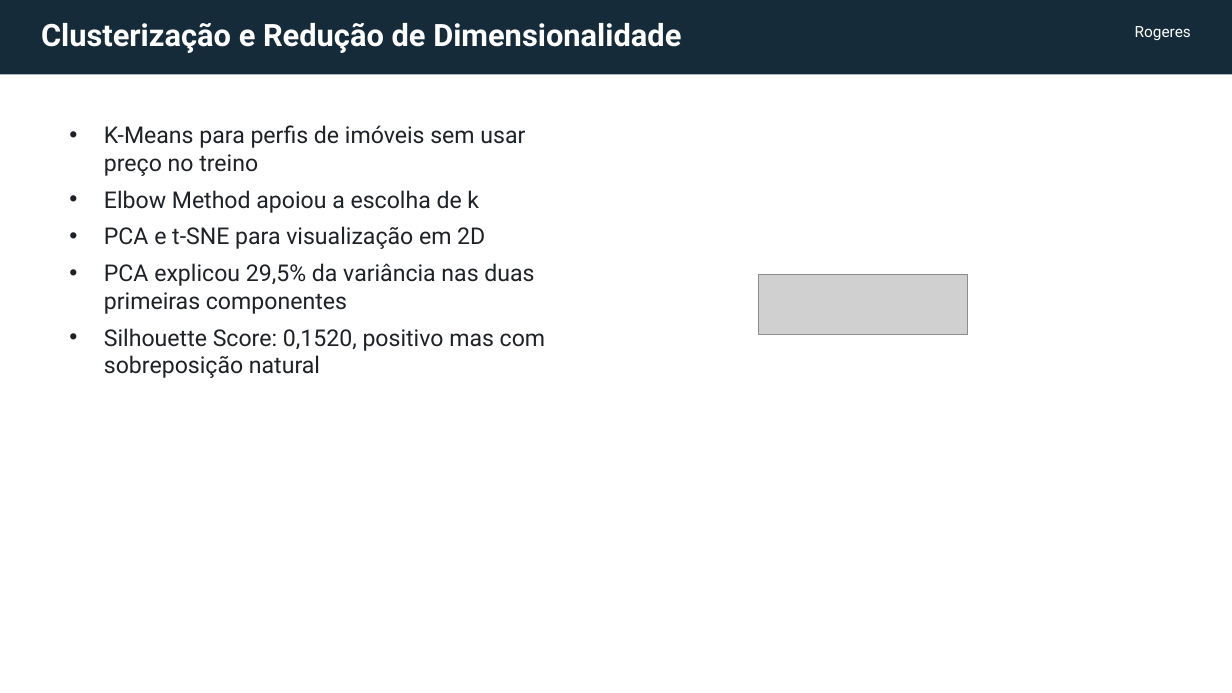
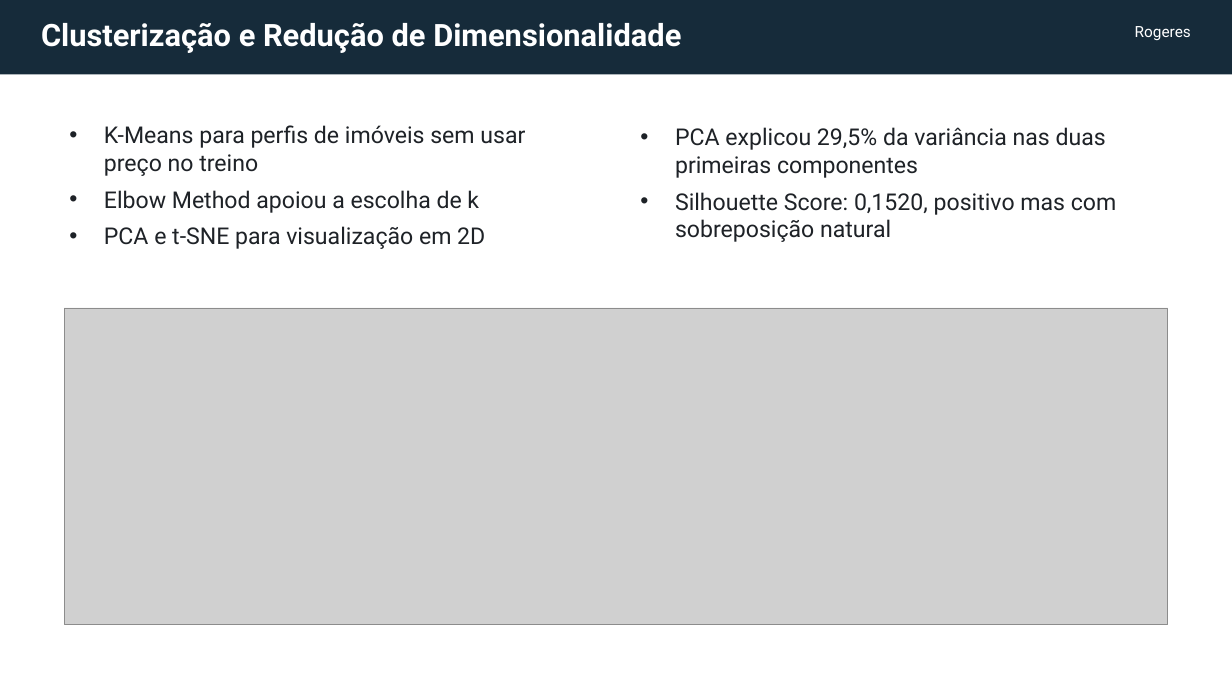
Before and after one commit to luisflipefv/analise-de-dados-c3, a slide deck: slide 8 of slides/apresentacao_house_prices_c3.pptx. Drawn at 1232x693 pixels with LibreOffice and Linux fonts; fonts in the diff are those of the drawing; grey boxes stand for pictures. Boxes give left, top, right and bottom in pixels: in the first picture for what was removed or moved away, otherwise in the second. Text is boxed around its words. In the diff, an @@ line names an element or a change of style, - is before the commit and + after.

```diff
--- a/slides/apresentacao_house_prices_c3.pptx
+++ b/slides/apresentacao_house_prices_c3.pptx
@@ text added at [675, 127, 1116, 242], 18 pt, text #1E2227 @@
+• PCA explicou 29,5% da variância nas duas primeiras componentes
+• Silhouette Score: 0,1520, positivo mas com sobreposição natural
@@ text at [104, 263, 545, 378]: paragraphs removed @@
-• PCA explicou 29,5% da variância nas duas primeiras componentes
-• Silhouette Score: 0,1520, positivo mas com sobreposição natural
@@ picture: place and size @@
-picture at [759, 274, 968, 335]
+picture at [64, 308, 1167, 625]
```
Also in this commit, not shown: 10 other slides changed, 1 slide added, 1 slide removed, 1 other file.
